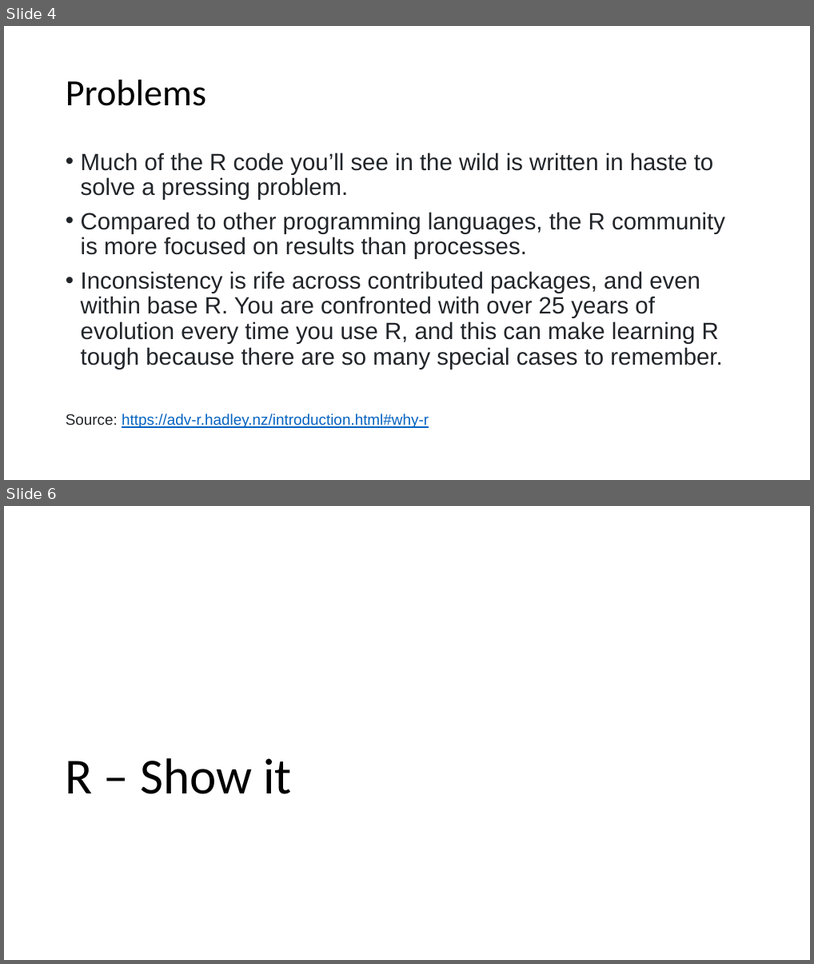
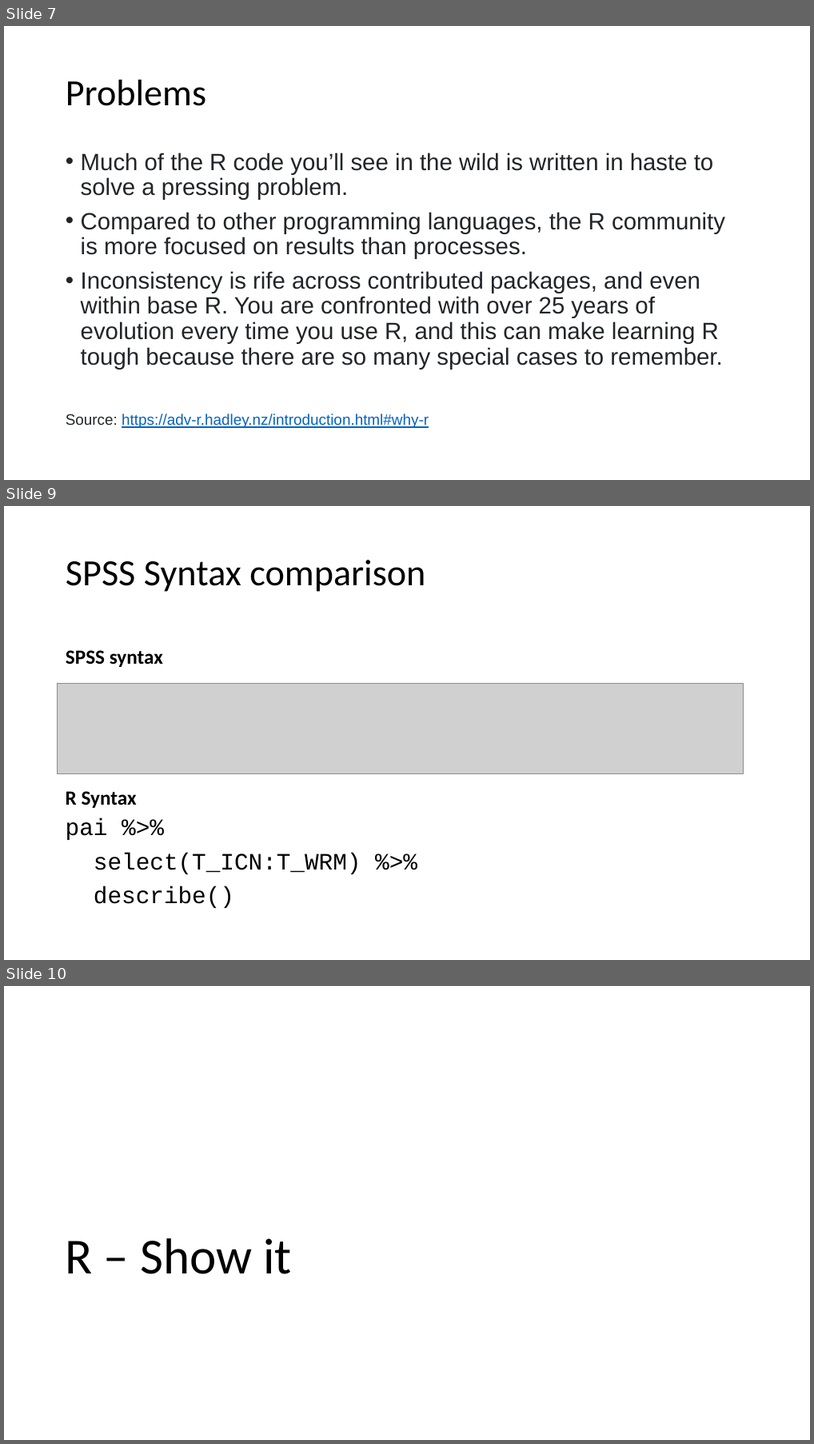
Before and after one commit to ruampimentel/SPSS_to_R, a slide deck: Slides - Data Cleaning.pptx. Shown one above the other, each under a label of ours: slides 4 and 6 before the commit, slides 7, 9 and 10 after it; the slides between them are not shown. The pictures are 814x964 and 814x1444 pixels, drawn with LibreOffice and Linux fonts; fonts in the diff are those of the drawing; grey boxes stand for pictures. Boxes give left, top, right and bottom in pixels: in the first picture for what was removed or moved away, otherwise in the second. Text is boxed around its words. In the diff, an @@ line names an element or a change of style, - is before the commit and + after.

```diff
--- a/Slides - Data Cleaning.pptx
+++ b/Slides - Data Cleaning.pptx
@@ slide 9 added at box(4, 506, 810, 960), background #FFFFFF @@
@@ title added at box(66, 560, 426, 592), 44 pt, text #000000 @@
+SPSS Syntax comparison
@@ text added at box(66, 650, 163, 667), 24 pt, text #000000, bold @@
+SPSS syntax
@@ picture added at box(58, 684, 744, 774) @@
@@ text added at box(66, 791, 137, 808), 24 pt, text #000000, bold @@
+R Syntax
@@ text added at box(66, 818, 362, 908), 28 pt, text #000000 @@
+pai %>%
+select(T_ICN:T_WRM) %>%
+describe()
@@ what was slide 4 is now slide 7 @@
@@ what was slide 6 is now slide 10 @@
```
Also in this commit, not shown: 3 slides changed, 3 other slides added, 8 other files.
